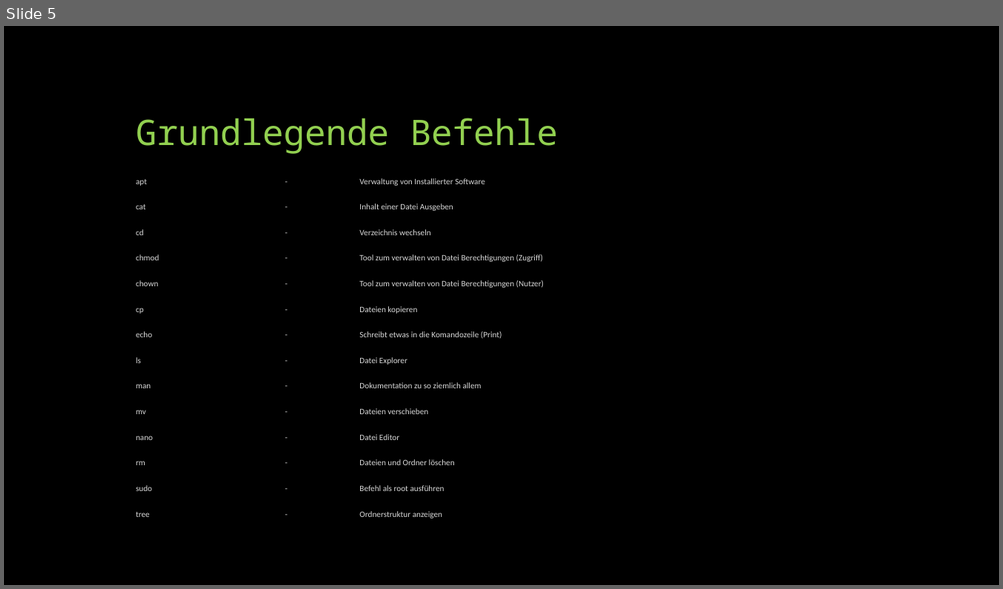
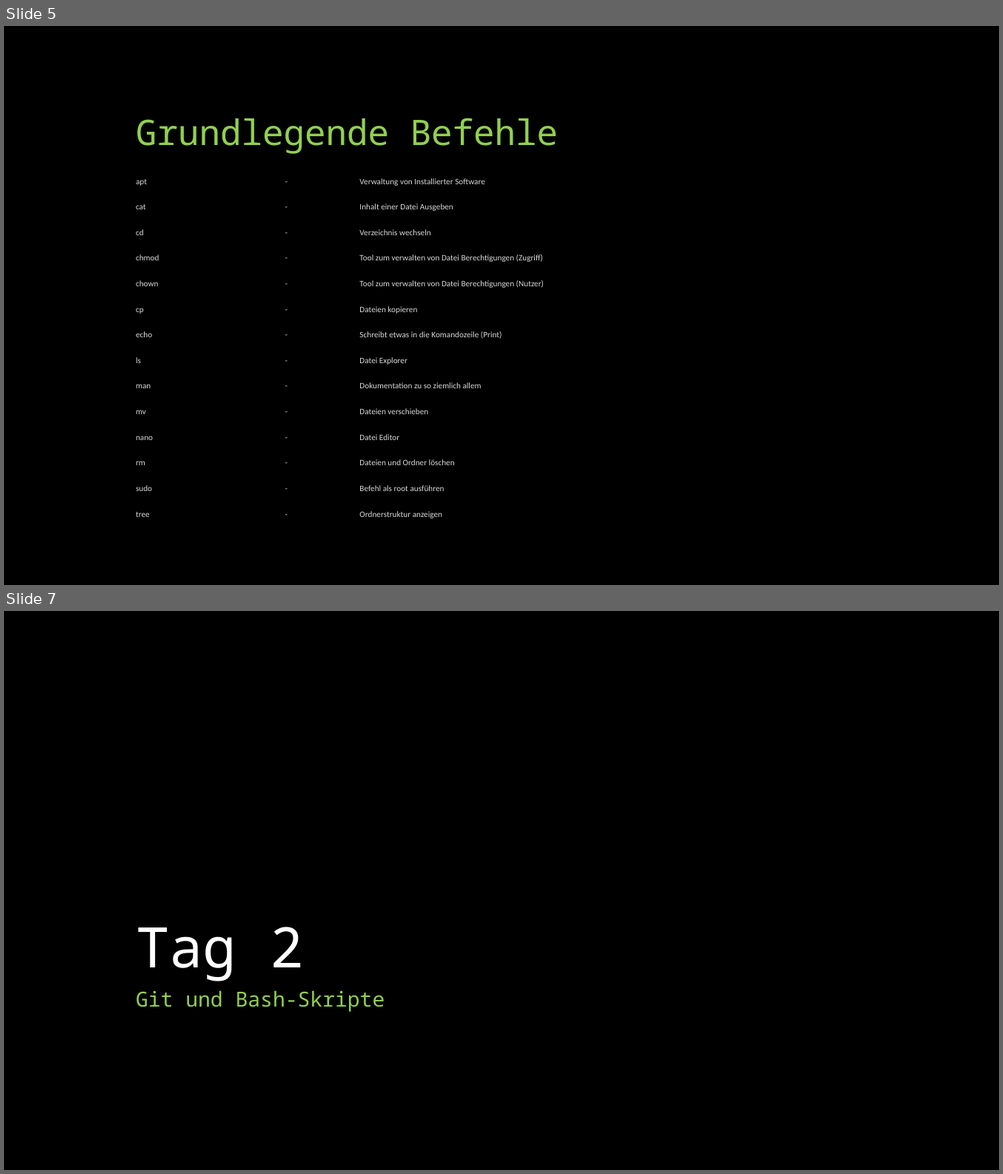
Before and after one commit to fwidder/Linux1x1, a slide deck: Linux 1x1.pptx. Shown one above the other, each under a label of ours: slide 5 before the commit, slides 5 and 7 after it; the slides between them are not shown. The pictures are 1003x589 and 1003x1174 pixels, drawn with LibreOffice and Linux fonts; fonts in the diff are those of the drawing. Boxes give left, top, right and bottom in pixels: in the first picture for what was removed or moved away, otherwise in the second. Text is boxed around its words. In the diff, an @@ line names an element or a change of style, - is before the commit and + after.

```diff
--- a/Linux 1x1.pptx
+++ b/Linux 1x1.pptx
@@ slide 7 added at <box>4,611,999,1170</box>, background #000000 @@
@@ title added at <box>136,927,304,982</box>, 54 pt, text #FFFFFF @@
+Tag 2
@@ text added at <box>136,991,385,1012</box>, 20 pt, text #92D050 @@
+Git und Bash-Skripte
```
Also in this commit, not shown: 7 other slides added.
